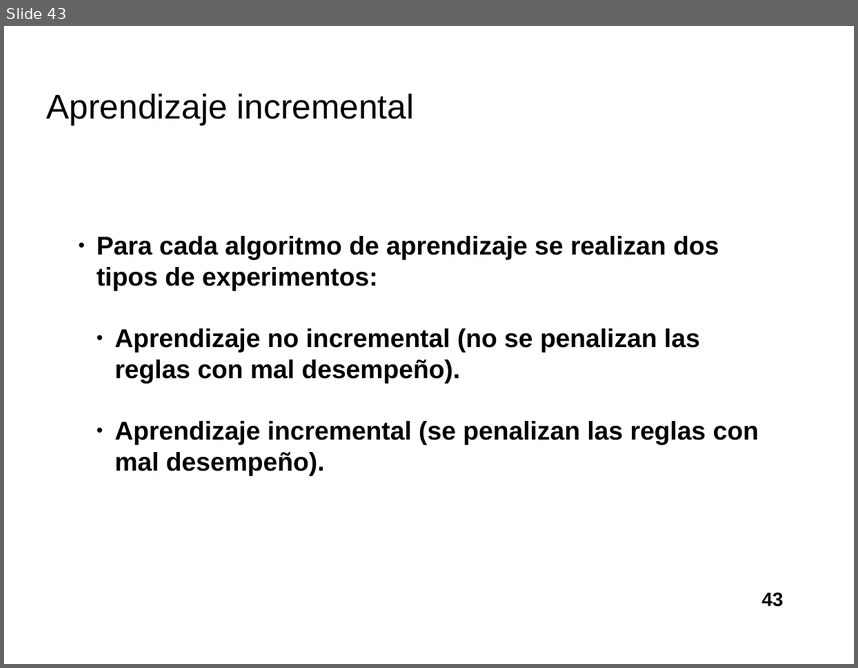
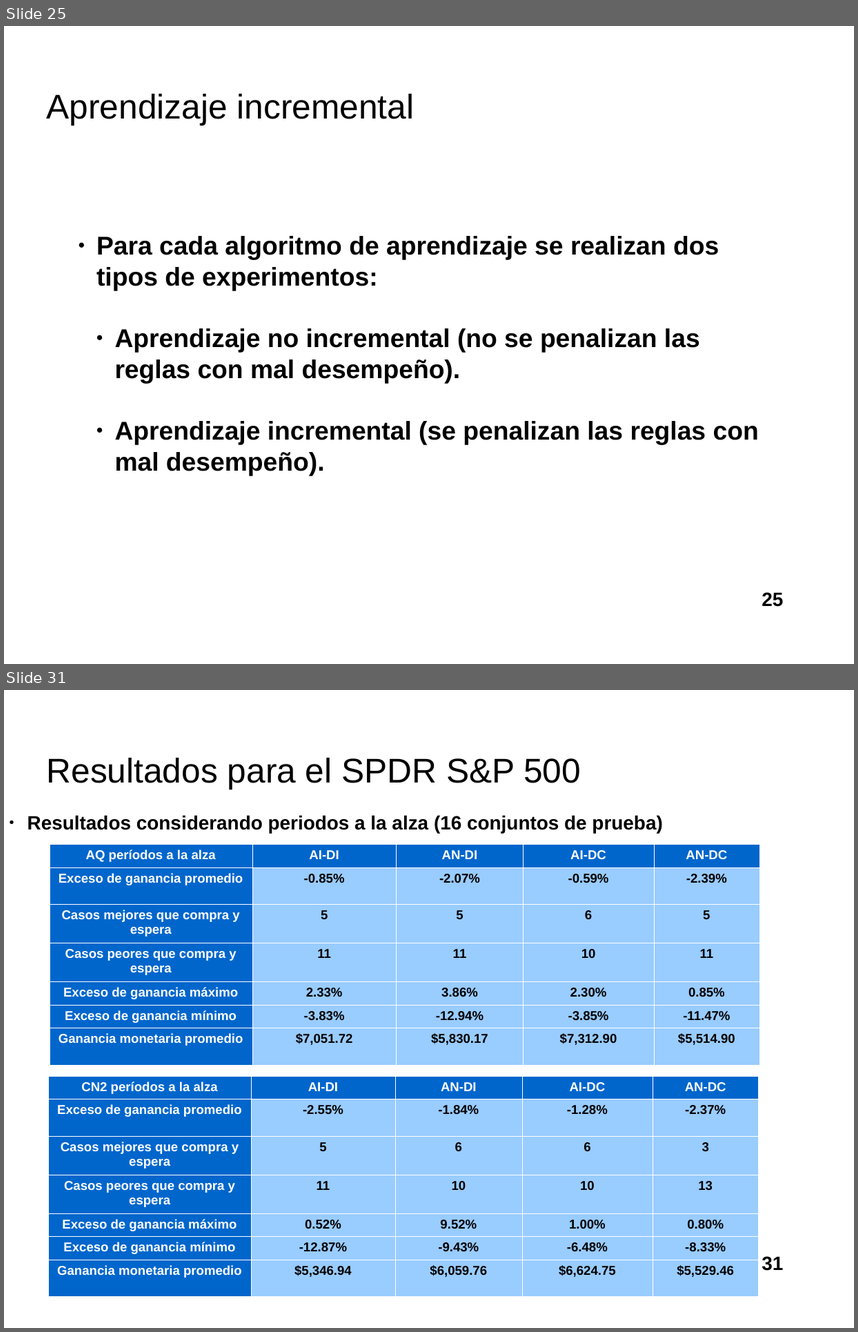
Before and after one commit to davidrmh/Thesis, a slide deck: presentaciones_finales/presentacion_seminario_B19.odp. Shown one above the other, each under a label of ours: slide 43 before the commit, slides 25 and 31 after it; the slides between them are not shown. The pictures are 858x668 and 858x1332 pixels, drawn with LibreOffice and Linux fonts; fonts in the diff are those of the drawing; background and template pictures are left out. Boxes give left, top, right and bottom in pixels: in the first picture for what was removed or moved away, otherwise in the second. Text is boxed around its words. In the diff, an @@ line names an element or a change of style, - is before the commit and + after.

```diff
--- a/presentaciones_finales/presentacion_seminario_B19.odp
+++ b/presentaciones_finales/presentacion_seminario_B19.odp
@@ slide 31 added at [4, 690, 854, 1328], background picture (left out) @@
@@ title added at [47, 758, 581, 789], 32 pt, text #000000 @@
+Resultados para el SPDR S&P 500
@@ text added at [27, 815, 662, 833], 18 pt, text #000000, bold @@
+● Resultados considerando periodos a la alza (16 conjuntos de prueba)
@@ table added at [50, 845, 760, 1060], 7 rows, 5 columns @@
+AQ períodos a la alza | AI-DI | AN-DI | AI-DC | AN-DC
+Exceso de ganancia promedio | -0.85% | -2.07% | -0.59% | -2.39%
+Casos mejores que compra y espera | 5 | 5 | 6 | 5
+Casos peores que compra y espera | 11 | 11 | 10 | 11
+Exceso de ganancia máximo | 2.33% | 3.86% | 2.30% | 0.85%
+Exceso de ganancia mínimo | -3.83% | -12.94% | -3.85% | -11.47%
+Ganancia monetaria promedio | $7,051.72 | $5,830.17 | $7,312.90 | $5,514.90
@@ table added at [49, 1076, 759, 1291], 7 rows, 5 columns @@
+CN2 períodos a la alza | AI-DI | AN-DI | AI-DC | AN-DC
+Exceso de ganancia promedio | -2.55% | -1.84% | -1.28% | -2.37%
+Casos mejores que compra y espera | 5 | 6 | 6 | 3
+Casos peores que compra y espera | 11 | 10 | 10 | 13
+Exceso de ganancia máximo | 0.52% | 9.52% | 1.00% | 0.80%
+Exceso de ganancia mínimo | -12.87% | -9.43% | -6.48% | -8.33%
+Ganancia monetaria promedio | $5,346.94 | $6,059.76 | $6,624.75 | $5,529.46
@@ page number added at [762, 1256, 783, 1270], 18 pt, text #000000, bold @@
+31
@@ what was slide 43 is now slide 25 @@
@@ page number at [762, 592, 783, 606]: text changed @@
-43
+25
```
Also in this commit, not shown: 15 slides changed, 8 other slides added, 22 slides removed.
